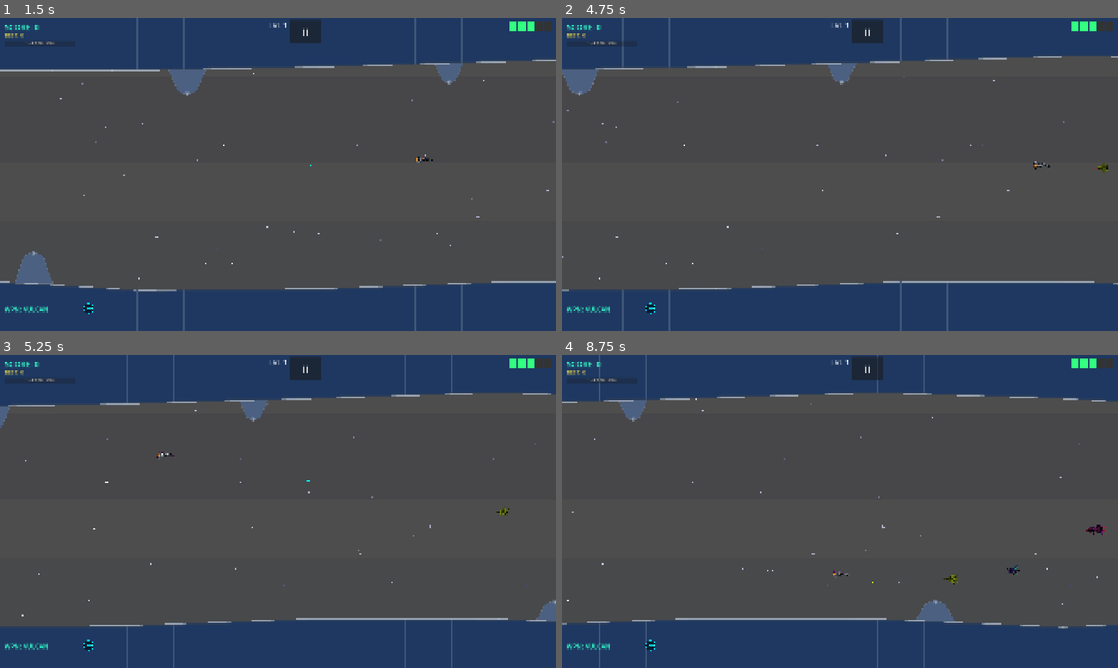
Above: before the commit, frames 1-4 (two rows, left to right).
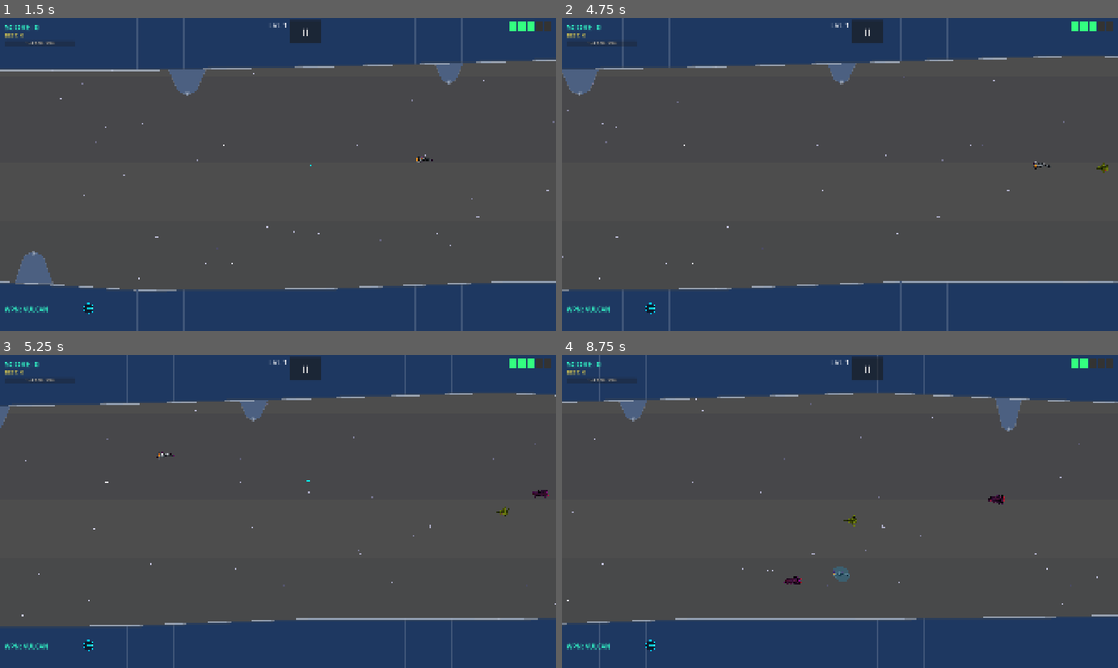
Above: after the commit, the same moments.

Repository: b6-stack/rtype-game
Game: Godot game, scene res://scenes/main_menu/MainMenu.tscn
Same seed, same stepped clock (60 frames per second), same inputs: the game is played once before the commit and once after it.
Inputs (mouse positions are in pixels of both pictures, inside the frame that each line leads up to):
- Up to frame 1 (1.5 s): click "START GAME" at 0.5 s; tap Enter at 1.25 s; move the mouse to (400, 158) at 1.27 s; hold D (move_right) from 1.28 s (still down); tap Z (charge) at 1.35 s; click (400, 158) at 1.42 s
- Up to frame 2 (4.75 s): release D (move_right) at 2 s; drag from (728, 190) to (984, 165) at 2.02 s; move the mouse to (895, 105) at 2.77 s; hold D (move_right) 2.78-3.5 s; tap Z (charge) at 2.85, 4.35 s; drag from (812, 237) to (1095, 165) at 3.52 s; move the mouse to (1006, 221) at 4.27 s; hold A (move_left) from 4.28 s (still down)
- Up to frame 3 (5.25 s): release A (move_left) at 5 s; drag from (111, 464) to (194, 433) at 5.02 s
- Up to frame 4 (8.75 s): move the mouse to (867, 511) at 5.77 s; hold S (move_down) 5.78-6.5 s; tap Z (charge) at 5.85, 7.35 s; click (867, 511) at 5.92 s; drag from (756, 433) to (973, 545) at 6.52 s; move the mouse to (962, 495) at 7.27 s; hold W (move_up) 7.28-8 s; drag from (728, 527) to (812, 574) at 8.02 s

Frame 1 is identical in both runs. In frame 2, less than 0.1% of the frame differs, in the area x 95-100%, y 12-86%; in frame 3, 0.3%; in frame 4, 2.3%, in the area x 39-100%, y 1-88%.

Commit message:
Double enemy spawn density per chunk
Multiplies the final per-chunk enemy count by 2x after tier and
difficulty-level scaling, raising the per-chunk cap from 6 to 10
(with segment-spacing math still safe at that count). The existing
global 45-enemies-alive cap in EnemySpawner still bounds worst case.

Co-Authored-By: Claude Sonnet 5 <noreply@anthropic.com>

Diff:
--- a/scenes/world/LevelGenerator.gd
+++ b/scenes/world/LevelGenerator.gd
@@ -18,7 +18,8 @@
 ## Difficulty scaling per level above 1 (level 1 = baseline density).
 const DENSITY_BONUS_PER_LEVEL: float = 0.4  # extra enemies per chunk per level
 const SPAWN_CHANCE_PER_LEVEL: float = 0.025 # extra spawn-roll chance per level
-const MAX_ENEMIES_PER_CHUNK: int = 6
+const DENSITY_MULTIPLIER: int = 2           # overall density multiplier (2x enemy count per chunk)
+const MAX_ENEMIES_PER_CHUNK: int = 10        # segment_w = CHUNK_WIDTH / count must stay >= 60 for spawn spacing math
 const MAX_SPAWN_CHANCE: float = 0.95
 
 # Corridor state (Y values of corridor edges)
@@ -174,8 +175,11 @@
 
 	# Difficulty scaling: higher levels pack in more enemies, more often.
 	var density_bonus: int = int(float(level - 1) * DENSITY_BONUS_PER_LEVEL)
-	enemy_count = mini(enemy_count + density_bonus, MAX_ENEMIES_PER_CHUNK)
+	enemy_count += density_bonus
 	spawn_chance = minf(MAX_SPAWN_CHANCE, spawn_chance + float(level - 1) * SPAWN_CHANCE_PER_LEVEL)
+
+	# Overall density multiplier (doubles how many enemies pack into each chunk).
+	enemy_count = mini(enemy_count * DENSITY_MULTIPLIER, MAX_ENEMIES_PER_CHUNK)
 
 	for i in range(enemy_count):
 		if _rng.randf() < spawn_chance:
